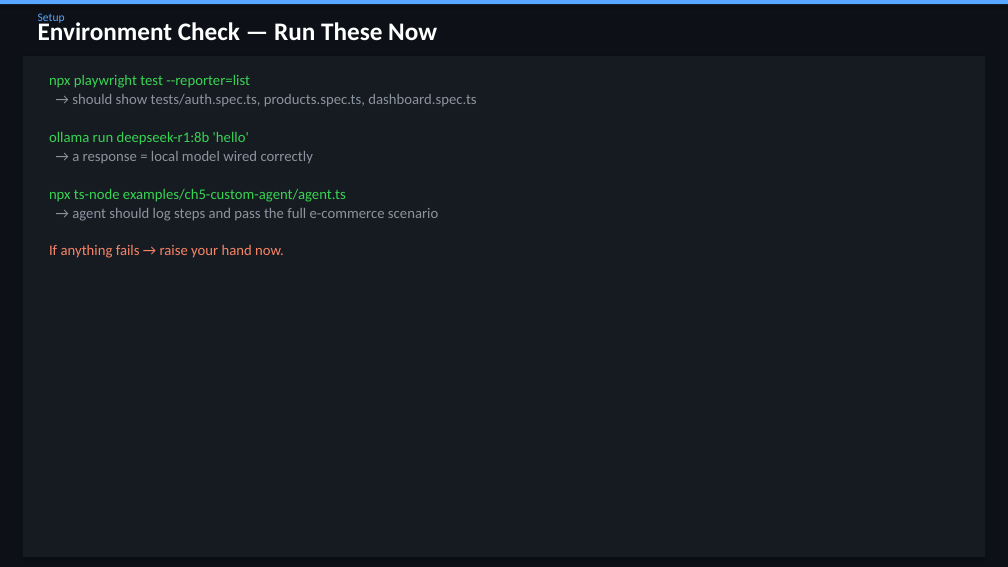
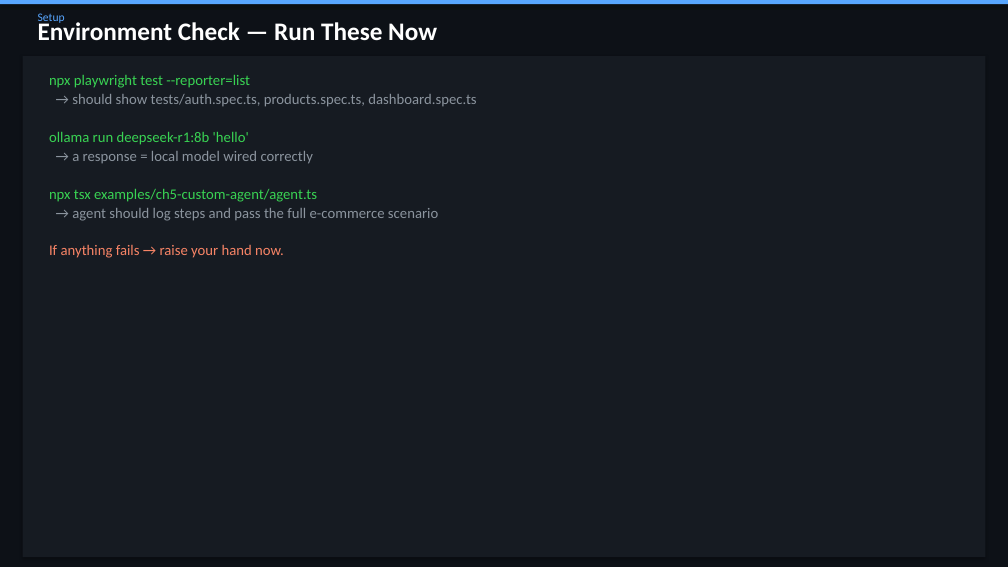
Before and after one commit to QA-Olympians-Academy/web-detective, a slide deck: slide 7 of web-detective-workshop.pptx. Drawn at 1008x567 pixels with LibreOffice and Linux fonts; fonts in the diff are those of the drawing. Boxes give left, top, right and bottom in pixels: in the first picture for what was removed or moved away, otherwise in the second. Text is boxed around its words. In the diff, an @@ line names an element or a change of style, - is before the commit and + after.

Commit message:
fix ts-node

```diff
--- a/web-detective-workshop.pptx
+++ b/web-detective-workshop.pptx
@@ text at box(49, 189, 317, 202): text changed @@
-npx ts-node examples/ch5-custom-agent/agent.ts
+npx tsx examples/ch5-custom-agent/agent.ts
```
Also in this commit, not shown: 8 other slides changed, 29 other files.
